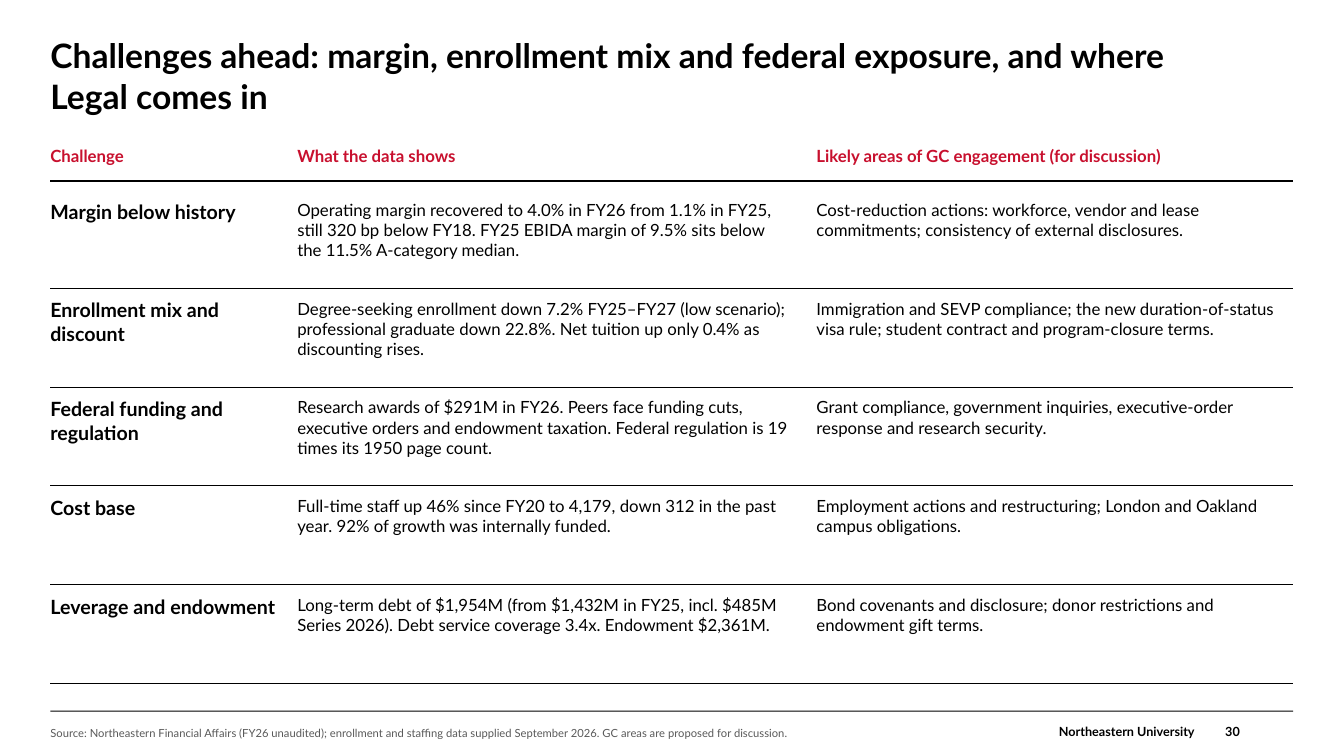
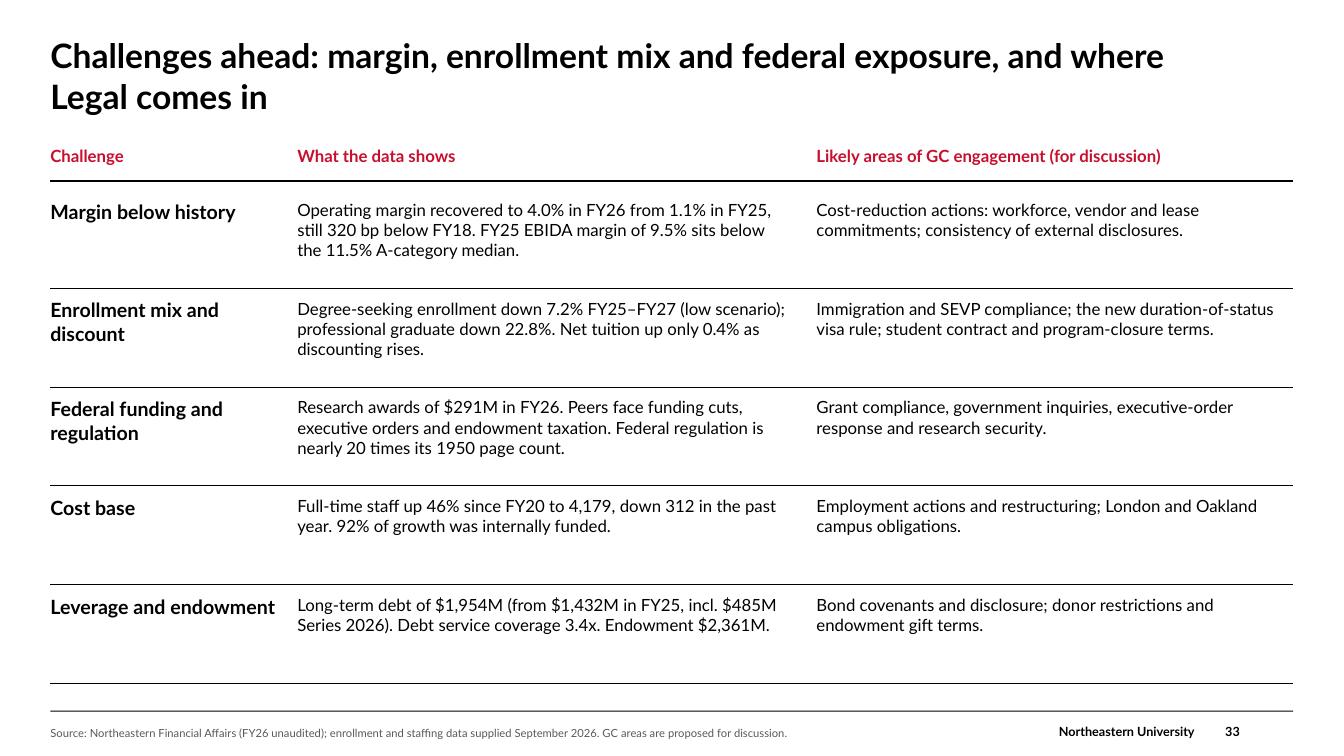
Before and after one commit to brettcsweet/Tonys-repo, a slide deck: slide 33 of GC_Financial_Update_2026-09-30.pptx (slide 30 before the commit). Drawn at 1344x756 pixels with LibreOffice and Linux fonts; fonts in the diff are those of the drawing; background and template pictures are left out. Boxes give left, top, right and bottom in pixels: in the first picture for what was removed or moved away, otherwise in the second. Text is boxed around its words. In the diff, an @@ line names an element or a change of style, - is before the commit and + after.

```diff
--- a/GC_Financial_Update_2026-09-30.pptx
+++ b/GC_Financial_Update_2026-09-30.pptx
@@ text at <box>297,399,763,457</box>: text changed @@
-Research awards of $291M in FY26. Peers face funding cuts, executive orders and endowment taxation. Federal regulation is 19 times its 1950 page count.
+Research awards of $291M in FY26. Peers face funding cuts, executive orders and endowment taxation. Federal regulation is nearly 20 times its 1950 page count.
@@ page number at <box>1225,726,1240,736</box>: text changed @@
-30
+33
```
Also in this commit, not shown: 6 other slides changed, 5 slides added, 1 slide removed.
